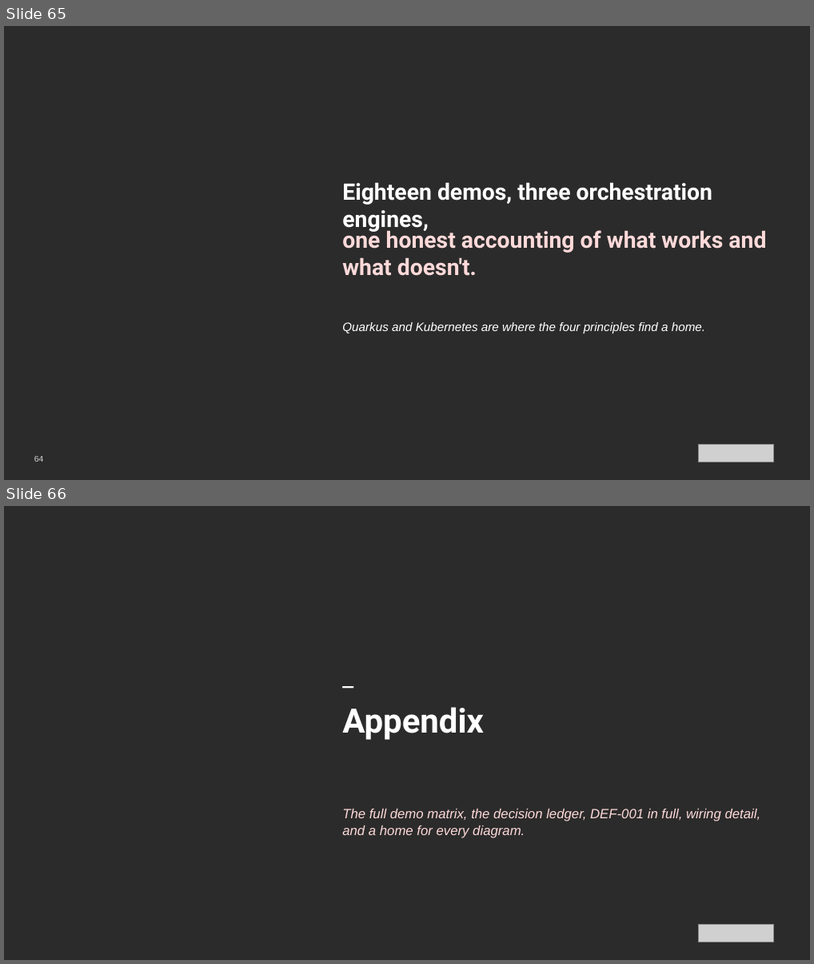
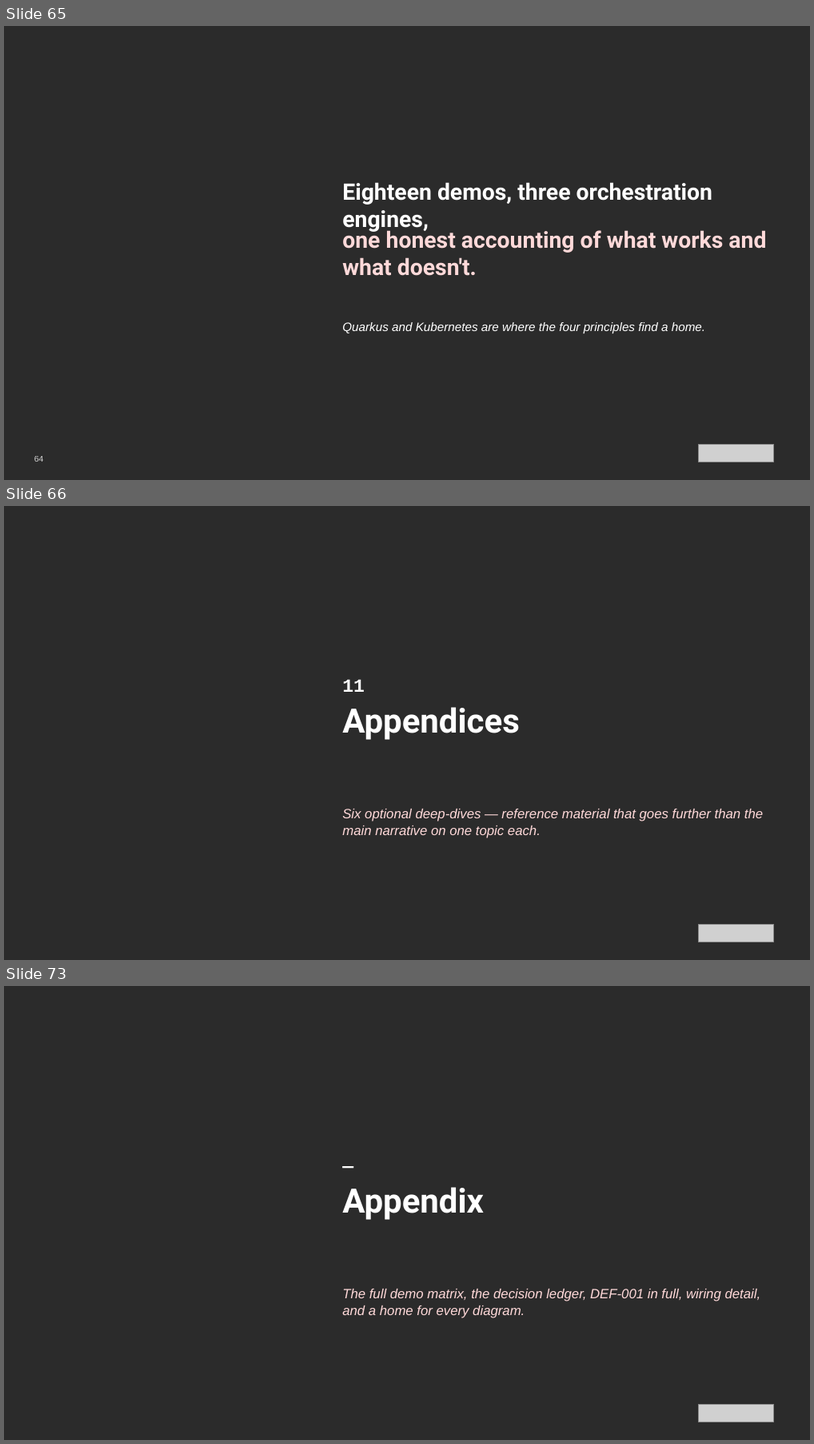
Before and after one commit to patterncatalyst/datamesh-reference-arch-quarkus, a slide deck: presentation/datamesh-201/Datamesh-201-Quarkus-r1.0.pptx. Shown one above the other, each under a label of ours: slides 65 and 66 before the commit, slides 65, 66 and 73 after it; the slides between them are not shown. The pictures are 814x964 and 814x1444 pixels, drawn with LibreOffice and Linux fonts; fonts in the diff are those of the drawing; grey boxes stand for pictures; background and template pictures are left out; a plain dark background stands for a picture behind light text. Boxes give left, top, right and bottom in pixels: in the first picture for what was removed or moved away, otherwise in the second. Text is boxed around its words. In the diff, an @@ line names an element or a change of style, - is before the commit and + after.

Commit message:
docs: add Appendices part — six deep-dive chapters, diagrams, and 201-deck section (#21)
* docs(site): add Appendices part with six deep-dive chapters

New Part 5 (Appendices) and six chapters (markers 16-21):
websocket scaling with Kafka fan-out, gotchas, agentic
recommendations, testing detail, in-memory vs Kafka messaging,
and the three orchestration engines compared. Diagrams and
00-index wiring follow in subsequent commits.

* feat(diagrams): six appendix figures

Add paired SVG + Excalidraw figures for the Appendices part:
websocket Kafka fan-out, gotchas grid, the plan/execute/validate
relay, the test pyramid, in-memory vs Kafka, and the three-engine
comparison table. Generated by scripts/make-quarkus-diagrams.js
(assets/diagrams 37 to 43).

* docs(site): wire Appendices into the index and chapter counts

Add the Part 5 section with links to chapters 16-21, add Part 5 to
the organization overview, and bump the chapter/part counts to
twenty-one chapters across six parts (00-index and README).

* docs(deck): add Appendices section to the 201 deck

New '11 · Appendices' divider plus six diagram slides (A1-A6)
reusing the six new figures, inserted before the reference
appendix. Agenda updated to thirteen sections; deck rebuilt.

* docs(site): fix stale part count in index meta description

```diff
--- a/presentation/datamesh-201/Datamesh-201-Quarkus-r1.0.pptx
+++ b/presentation/datamesh-201/Datamesh-201-Quarkus-r1.0.pptx
@@ slide 66 added at <box>4,506,810,960</box>, background picture (left out) @@
@@ text added at <box>342,679,365,692</box>, 22 pt, text #FFFFFF, bold @@
+11
@@ text added at <box>342,707,520,740</box>, 40 pt, text #FFFFFF, bold @@
+Appendices
@@ text added at <box>342,808,763,838</box>, 16 pt, text #FFD9D9, italic @@
+Six optional deep-dives — reference material that goes further than the main narrative on one topic each.
@@ picture added at <box>698,924,774,941</box> @@
@@ what was slide 66 is now slide 73 @@
```
Also in this commit, not shown: 16 slides changed, 6 other slides added, 23 other files.
